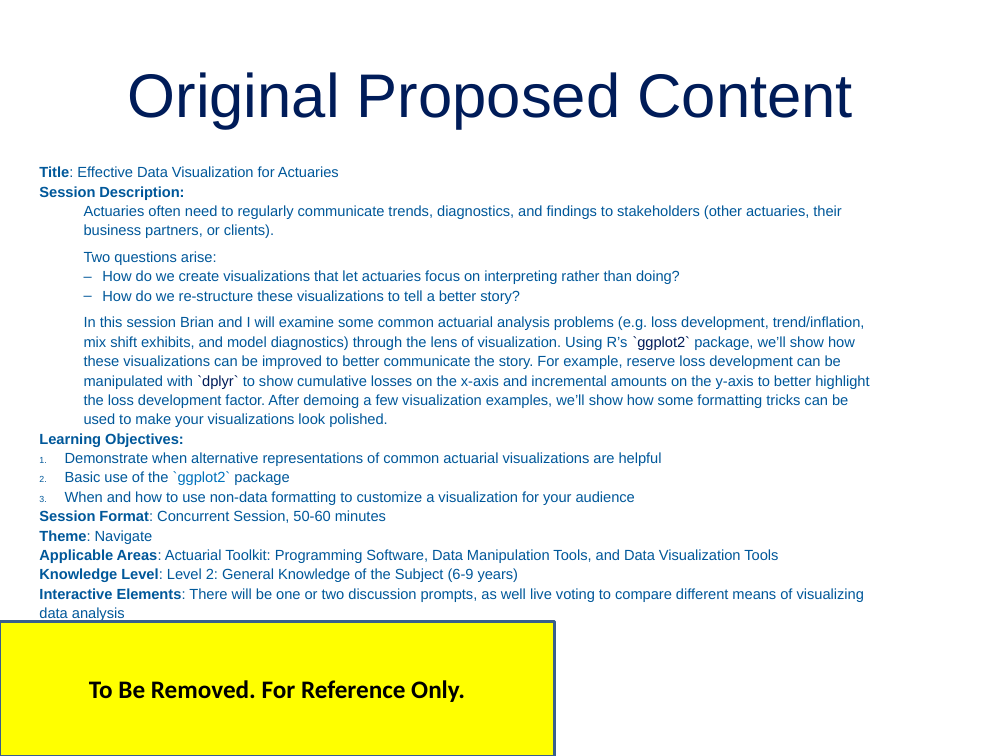
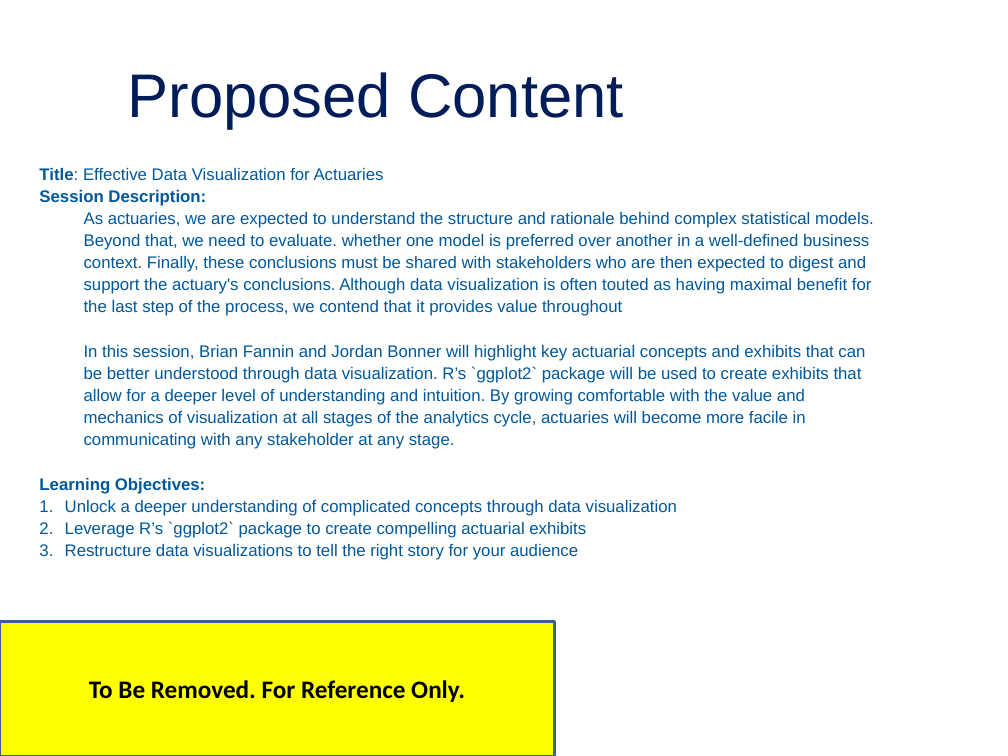
Before and after one commit to jordan-bonner/CAS_Spr23, a slide deck: slide 1 of Presentation Slides/Effective Data Visualization for Actuaries.pptx. Drawn at 1008x756 pixels with LibreOffice and Linux fonts; fonts in the diff are those of the drawing; background and template pictures are left out. Boxes give left, top, right and bottom in pixels: in the first picture for what was removed or moved away, otherwise in the second. Text is boxed around its words. In the diff, an @@ line names an element or a change of style, - is before the commit and + after.

Commit message:
Changed Slides based on new presentation description.

```diff
--- a/Presentation Slides/Effective Data Visualization for Actuaries.pptx
+++ b/Presentation Slides/Effective Data Visualization for Actuaries.pptx
@@ title at [128, 72, 624, 129]: text changed @@
-Original Proposed Content
+Proposed Content
@@ text at [39, 168, 384, 494]: size 10.5 to 12 pt in "Title: Effective Data Visualization for Actuaries", "Session Description:", "Learning Objectives:" @@
@@ text at [84, 212, 874, 449]: text changed; size 10.5 to 12 pt @@
-  Actuaries often need to regularly communicate trends, diagnostics, and findings to stakeholders (other actuaries, their business partners, or clients).
-  Two questions arise:
-  – How do we create visualizations that let actuaries focus on interpreting rather than doing?
-  – How do we re-structure these visualizations to tell a better story?
-  In this session Brian and I will examine some common actuarial analysis problems (e.g. loss development, trend/inflation, mix shift exhibits, and model diagnostics) through the lens of visualization. Using R’s `ggplot2` package, we’ll show how these visualizations can be improved to better communicate the story. For example, reserve loss development can be manipulated with `dplyr` to show cumulative losses on the x-axis and incremental amounts on the y-axis to better highlight the loss development factor. After demoing a few visualization examples, we’ll show how some formatting tricks can be used to make your visualizations look polished.
+  As actuaries, we are expected to understand the structure and rationale behind complex statistical models. Beyond that, we need to evaluate. whether one model is preferred over another in a well-defined business context. Finally, these conclusions must be shared with stakeholders who are then expected to digest and support the actuary's conclusions. Although data visualization is often touted as having maximal benefit for the last step of the process, we contend that it provides value throughout
+  In this session, Brian Fannin and Jordan Bonner will highlight key actuarial concepts and exhibits that can be better understood through data visualization. R’s `ggplot2` package will be used to create exhibits that allow for a deeper level of understanding and intuition. By growing comfortable with the value and mechanics of visualization at all stages of the analytics cycle, actuaries will become more facile in communicating with any stakeholder at any stage.
@@ text at [65, 500, 677, 560]: text changed; size 10.5 to 12 pt @@
-1. Demonstrate when alternative representations of common actuarial visualizations are helpful
-2. Basic use of the `ggplot2` package
-3. When and how to use non-data formatting to customize a visualization for your audience
-Session Format: Concurrent Session, 50-60 minutes
-Theme: Navigate
-Applicable Areas: Actuarial Toolkit: Programming Software, Data Manipulation Tools, and Data Visualization Tools
-Knowledge Level: Level 2: General Knowledge of the Subject (6-9 years)
-Interactive Elements: There will be one or two discussion prompts, as well live voting to compare different means of visualizing data analysis
+1. Unlock a deeper understanding of complicated concepts through data visualization
+2. Leverage R’s `ggplot2` package to create compelling actuarial exhibits
+3. Restructure data visualizations to tell the right story for your audience
```
Also in this commit, not shown: 1 other slide changed, 9 slides added, 17 slides removed, 6 other files.
